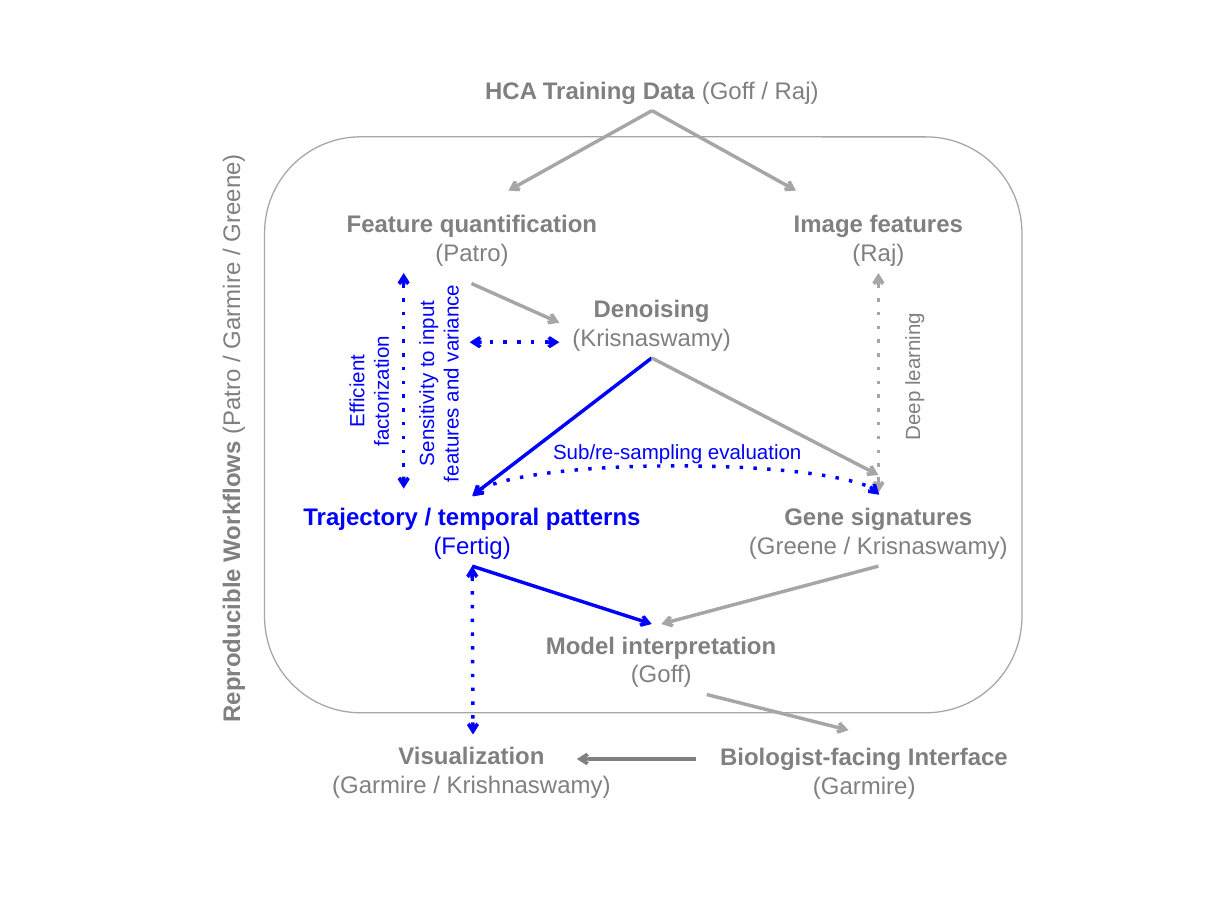
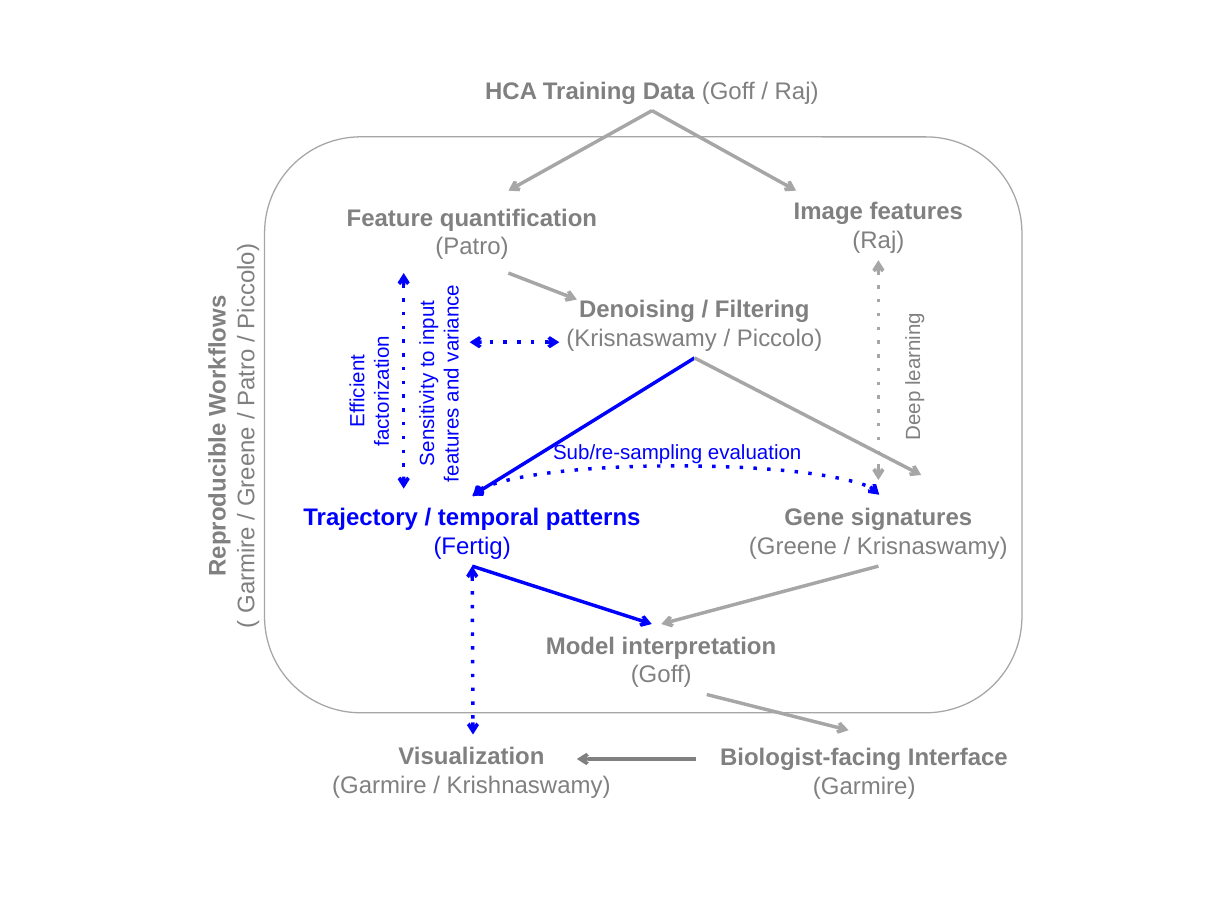
Before and after one commit to FertigLab/HCA, a slide deck: slide 1 of CollaborativeNetwork.pptx. Drawn at 1232x924 pixels with LibreOffice and Linux fonts; fonts in the diff are those of the drawing. Boxes give left, top, right and bottom in pixels: in the first picture for what was removed or moved away, otherwise in the second. Text is boxed around its words. In the diff, an @@ line names an element or a change of style, - is before the commit and + after.

Commit message:
including Piccolo

```diff
--- a/CollaborativeNetwork.pptx
+++ b/CollaborativeNetwork.pptx
@@ text "Feature quantification": place and size @@
-text "Feature quantification" at [347, 214, 597, 266]
+text "Feature quantification" at [347, 208, 597, 259]
@@ text "Image features": place and size @@
-text "Image features" at [794, 214, 963, 266]
+text "Image features" at [794, 201, 963, 253]
@@ text at [204, 253, 260, 612]: text changed @@
-Reproducible Workflows (Patro / Garmire / Greene)
+Reproducible Workflows
+( Garmire / Greene / Patro / Piccolo)
@@ double arrow moved from (878, 274) - (878, 493) to (878, 260) - (878, 480) @@
@@ arrow moved from (472, 283) - (559, 323) to (509, 274) - (577, 299) @@
@@ text at [566, 299, 822, 351]: text changed @@
-Denoising
-(Krisnaswamy)
+Denoising / Filtering
+(Krisnaswamy / Piccolo)
@@ arrow moved from (652, 359) - (472, 495) to (695, 359) - (472, 495) @@
@@ arrow moved from (652, 359) - (878, 476) to (695, 359) - (922, 476) @@
```
Also in this commit, not shown: 1 other file.
